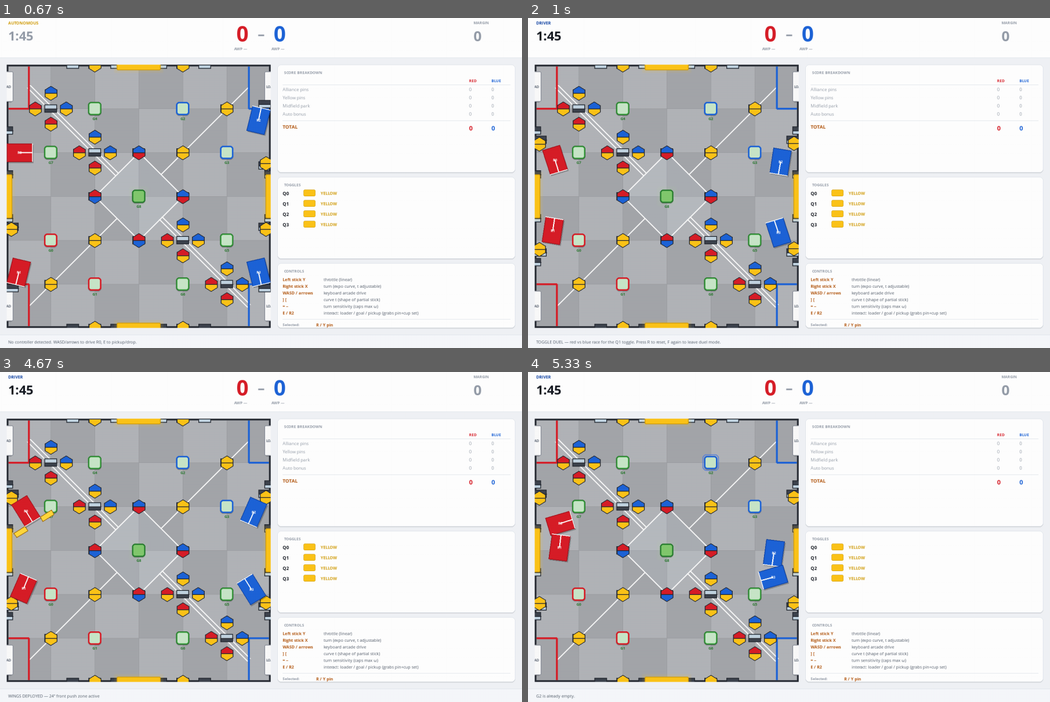
Above: before the commit, frames 1-4 (two rows, left to right).
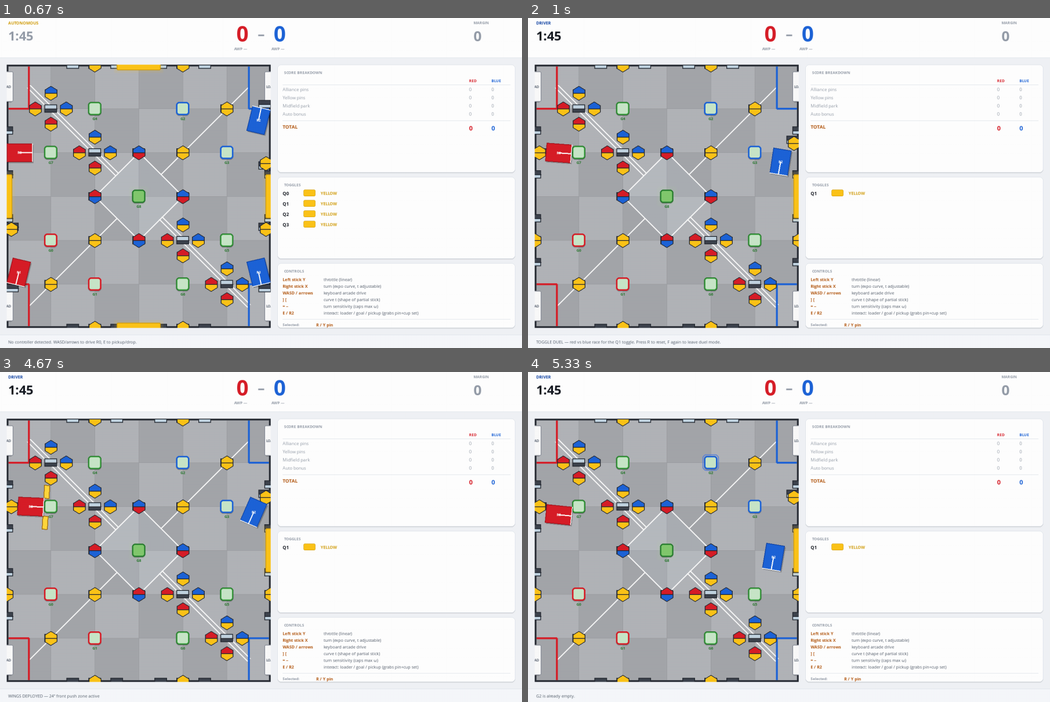
Above: after the commit, the same moments.

Repository: Joboyoyo/vex-override-sim
Game: pygame game, started from render/pygame_view.py
Two runs of this game, one before a commit and one after it. Both use one fixed random seed, a clock stepped at 60 frames per second and the inputs below.
Inputs (mouse positions are in pixels of both pictures, inside the frame that each line leads up to):
- Up to frame 1 (0.67 s): tap W at 0.33 s
- Up to frame 2 (1 s): tap F at 0.67 s
- Up to frame 3 (4.67 s): hold D 1-1.47 s; tap X at 1.07, 1.37, 1.9, 3.73, 4.03, 4.3, 4.63 s; tap E at 1.15 s; click (99, 484) at 1.55 s; hold W 1.83-2.13 s; tap F at 1.98, 4.38 s; click (52, 579) at 2.22 s; tap Space at 2.5 s; click "DRIVER" at 3.38 s; hold Left 3.67-4.2 s; hold A 3.67-4.2 s; hold Down 4.23-4.53 s; hold S 4.23-4.53 s; hold Left from 4.57 s (still down); hold A from 4.57 s (still down)
- Up to frame 4 (5.33 s): tap E at 4.72 s; tap X at 4.93 s; release Left at 4.97 s; release A at 4.97 s; right-click (715, 464) at 5.05 s

Frame 1 is identical in both runs. In frame 2, 2.0% of the frame differs, in the area x 1-65%, y 14-95%; in frame 3, 2.1%; in frame 4, 2.2%.

Commit message:
1-toggle duel on the real field — force tactical combat
With 4 toggles and 2 bots, both AIs degenerate to 'race to closest
non-ours toggle' on opposite sides of the field, never actually
interacting. After-DAGGER#3 eval showed 0.00/4 ours_avg — total
domination by the racing strategy.

Switching the duel to 1 toggle (Q1, right wall) on the real field
(all pins, cups, goals intact). Both bots must converge on the same
objective, so encounters happen. Reduced live duel to 1v1 (R0 red,
R2 blue) to match the training env exactly — partners would just
spread out and dilute the engagement.

Also expanded the observation to 23-d so the network sees the state
of all 4 toggles. Most of them are zero in the duel since they don't
exist in the world, but the obs shape is future-proofed for the
4-toggle game when we add intercept logic later.

The env reward still sums across whatever toggles exist (just 1 in
this mode), so per-step ownership signal is the cleanest possible.

Co-Authored-By: Claude Opus 4.7 (1M context) <noreply@anthropic.com>

Diff:
--- a/envs/toggle_duel_env.py
+++ b/envs/toggle_duel_env.py
@@ -56,19 +56,14 @@
 
 
 def _make_duel_world() -> World:
-    """The REAL game's starting field (pulled from core.worlds), with the
-    match clock already running. Training thus happens on exactly the same
-    map the live game displays — no toy scenarios with stripped goals or a
-    single toggle.
-
-    For training simplicity we keep just R0 (red, the agent) and R2 (blue,
-    the scripted opponent) — partner bots would only confuse the reward
-    attribution. Pin/cup positions and all four toggles are intact."""
+    """Real field (pins, cups, goals) with the 1v1 1-toggle duel layout:
+    only Q1 (right wall) exists, only R0 and R2 are on the field. Matches
+    the live game's duel mode so the trained policy plays the same setup
+    it learned. Pure tactical combat — both bots fight for one toggle."""
     from core.worlds import make_empty_world
     w = make_empty_world()
     w.phase = Phase.DRIVER
-    # Drop the partner bots (R1, R3); env trains a single agent vs a single
-    # scripted opponent. Keep R0 (agent) and R2 (opponent).
+    w.toggles = [t for t in w.toggles if t.quadrant == 1]
     w.robots = [r for r in w.robots if r.id in (0, 2)]
     return w
 
@@ -159,6 +154,18 @@
     else:
         rs = 0.0
     live_unset = 1.0 if t.state == ToggleState.UNSET else 0.0
+    # MULTI-TOGGLE awareness — let the policy see the state of every toggle
+    # in the game, not just the primary one. Indices: signed resting state
+    # for Q0, Q1, Q2, Q3 (zeros if the world has fewer than 4 toggles).
+    all_toggle_states = [0.0, 0.0, 0.0, 0.0]
+    for tt in world.toggles:
+        if not (0 <= tt.quadrant < 4):
+            continue
+        if tt.resting_state == my_color:
+            all_toggle_states[tt.quadrant] = 1.0
+        elif tt.resting_state == opp_color:
+            all_toggle_states[tt.quadrant] = -1.0
+
     return np.array([
         agent_robot.x / 6.0, agent_robot.y / 6.0,
         cos_t, sin_t,
@@ -170,6 +177,8 @@
         opp.x / 6.0, opp.y / 6.0,
         math.cos(opp.theta), math.sin(opp.theta),
         rs, live_unset,
+        all_toggle_states[0], all_toggle_states[1],
+        all_toggle_states[2], all_toggle_states[3],
     ], dtype=np.float32)
 
 
@@ -210,7 +219,7 @@
             we actually flip it (resting_state transitions to our color).
     """
 
-    OBS_DIM = 19
+    OBS_DIM = 23
     ACTION_DIM = 9
     DT = 0.05
     DEFAULT_EPISODE_STEPS = 600
--- a/render/pygame_view.py
+++ b/render/pygame_view.py
@@ -98,14 +98,21 @@
 
 
 def make_toggle_duel_world() -> World:
-    """Duel scenario — the REAL field (full pin/cup/toggle/goal setup from
-    `make_empty_world`) with the match clock already running. All four
-    robots are bots in POST_LOADS phase, so as soon as you enter duel mode
-    the field gets contested for ALL FOUR toggles, not just one. This
-    matches what the trained neural-network bot sees during training, and
-    matches what real VEX play looks like."""
+    """Duel scenario — the REAL field (pins, cups, goals all intact) BUT
+    only the Q1 (right-wall) toggle exists. Both bots are forced to fight
+    for the same single objective, so the duel produces actual tactical
+    combat (pushing, blocking, contested back-ins) instead of degenerating
+    into "race to the closest toggle, never interact."
+
+    Also reduced to 1v1 (R0 red, R2 blue). Partner bots in a 4-toggle
+    world tended to spread out and cycle; with one toggle and two robots,
+    every encounter matters."""
     w = make_empty_world()
     w.phase = Phase.DRIVER
+    # Keep only Q1
+    w.toggles = [t for t in w.toggles if t.quadrant == 1]
+    # 1v1
+    w.robots = [r for r in w.robots if r.id in (0, 2)]
     return w
 
 
--- a/scripts/train_dagger.py
+++ b/scripts/train_dagger.py
@@ -128,12 +128,12 @@
 
 
 def evaluate(policy: MLPPolicy, episodes: int = 5) -> dict:
-    """Quick win-rate check against the scripted opponent. Returns avg
-    reward and seconds spent holding the toggle as our color."""
+    """Win-rate check on the real-field env. Returns avg return and the
+    average per-step count of toggles we own (0 to 4). With 4 toggles in
+    play, "ours_avg" close to 4 means total domination, ~2 is split."""
     total_return = 0.0
-    held_ours = 0
-    held_opp = 0
-    held_yel = 0
+    total_ours_count = 0.0
+    total_steps = 0
     for ep in range(episodes):
         env = ToggleDuelEnv(episode_steps=300, seed=1000 + ep,
                               opponent_enabled=True)
@@ -143,16 +143,12 @@
             a = policy.act(obs, greedy=True)
             obs, r, done, info = env.step(a)
             total_return += r
-            if info["resting_state"] == "red":
-                held_ours += 1
-            elif info["resting_state"] == "blue":
-                held_opp += 1
-            else:
-                held_yel += 1
+            total_ours_count += info["ours_count"]
+            total_steps += 1
     return {
         "avg_return":  total_return / episodes,
-        "ours_sec":    held_ours * env.DT,
-        "opp_sec":     held_opp * env.DT,
+        "ours_avg":    total_ours_count / max(1, total_steps),
+        "n_toggles":   info["n_toggles"],
     }
 
 
@@ -176,7 +172,7 @@
     policy = train_bc(base_obs, base_act, epochs=args.bc_epochs, hidden=128)
     metrics = evaluate(policy)
     print(f"  after BC:  avg_return={metrics['avg_return']:.1f}  "
-          f"ours={metrics['ours_sec']:.1f}s  opp={metrics['opp_sec']:.1f}s")
+          f"ours_avg={metrics['ours_avg']:.2f}/{metrics['n_toggles']} toggles")
 
     obs_buf, act_buf = base_obs, base_act
 
@@ -195,7 +191,7 @@
                             hidden=128)
         metrics = evaluate(policy)
         print(f"  after DAGGER#{it+1}:  avg_return={metrics['avg_return']:.1f}  "
-              f"ours={metrics['ours_sec']:.1f}s  opp={metrics['opp_sec']:.1f}s")
+              f"ours_avg={metrics['ours_avg']:.2f}/{metrics['n_toggles']} toggles")
 
     # ---- step 3: save ----
     out = Path(args.save)
--- a/tests/test_render_smoke.py
+++ b/tests/test_render_smoke.py
@@ -189,29 +189,28 @@
     assert n_cups == 9
 
 
-def test_toggle_duel_world_uses_real_field():
-    """make_toggle_duel_world() now returns the FULL real-game field (same
-    as make_empty_world) with the match clock already started. The duel
-    isn't a stripped toy anymore — it's the actual game in fight mode."""
+def test_toggle_duel_world_real_field_one_toggle_1v1():
+    """make_toggle_duel_world() runs on the REAL field (all pins, cups,
+    goals) but with only Q1 toggle and only 2 robots (1v1). Forces both
+    bots into tactical combat over a single objective."""
     from render.pygame_view import make_toggle_duel_world
     from core.state import Alliance, Phase
 
     w = make_toggle_duel_world()
     assert w.phase == Phase.DRIVER
-    assert len(w.toggles) == 4                # all four wall toggles
-    assert len(w.robots) == 4                 # 2v2
-    assert len(w.pins) > 30                   # full pin loadout from BoM
-    assert len(w.cups) > 30                   # cup loadout too
+    assert len(w.toggles) == 1
+    assert w.toggles[0].quadrant == 1
+    assert len(w.robots) == 2
+    assert len(w.pins) > 30                   # full BoM pin loadout
+    assert len(w.cups) > 30
     alliances = sorted(r.alliance for r in w.robots)
     from core.state import Alliance as _A
-    assert alliances.count(_A.RED) == 2
-    assert alliances.count(_A.BLUE) == 2
-
-
-def test_duel_bots_flip_toggles_eventually():
-    """Run the duel: all four bots in POST_LOADS racing for all four toggles.
-    Over ~25 simulated seconds at least one toggle should end up not in its
-    YELLOW initial state — each alliance fights to claim them."""
+    assert alliances == [_A.BLUE, _A.RED]
+
+
+def test_duel_bots_flip_toggle_eventually():
+    """Run the 1v1 duel: both bots fight for the single Q1 toggle. Within
+    25 sim seconds, the resting_state should leave its initial YELLOW."""
     import os
     os.environ.setdefault("SDL_VIDEODRIVER", "dummy")
     import pygame
@@ -224,10 +223,11 @@
     app = App()
     app._enter_duel_mode()
     assert app.duel_mode is True
-    assert len(app.bots) == 4                 # 2v2 full game
+    assert len(app.bots) == 2                 # 1v1
     for b in app.bots:
         assert b.phase == "POST_LOADS"
 
+    tog = app.world.toggles[0]
     dt = 0.05
     seen_alliance_color = False
     for _ in range(int(25.0 / dt)):
@@ -235,13 +235,11 @@
             bot.update(dt)
         app._resolve_robot_overlaps()
         app._update_toggle_contact()
-        for tog in app.world.toggles:
-            if tog.resting_state in (ToggleState.RED, ToggleState.BLUE):
-                seen_alliance_color = True
-                break
-        if seen_alliance_color:
+        if tog.resting_state in (ToggleState.RED, ToggleState.BLUE):
+            seen_alliance_color = True
             break
-    assert seen_alliance_color, "No toggle ever reached an alliance color"
+    assert seen_alliance_color, (
+        f"Toggle never reached an alliance color; final={tog.resting_state}")
 
     app._exit_duel_mode()
     assert app.duel_mode is False
Not shown, changed: ai/toggle_duel_policy.pt
